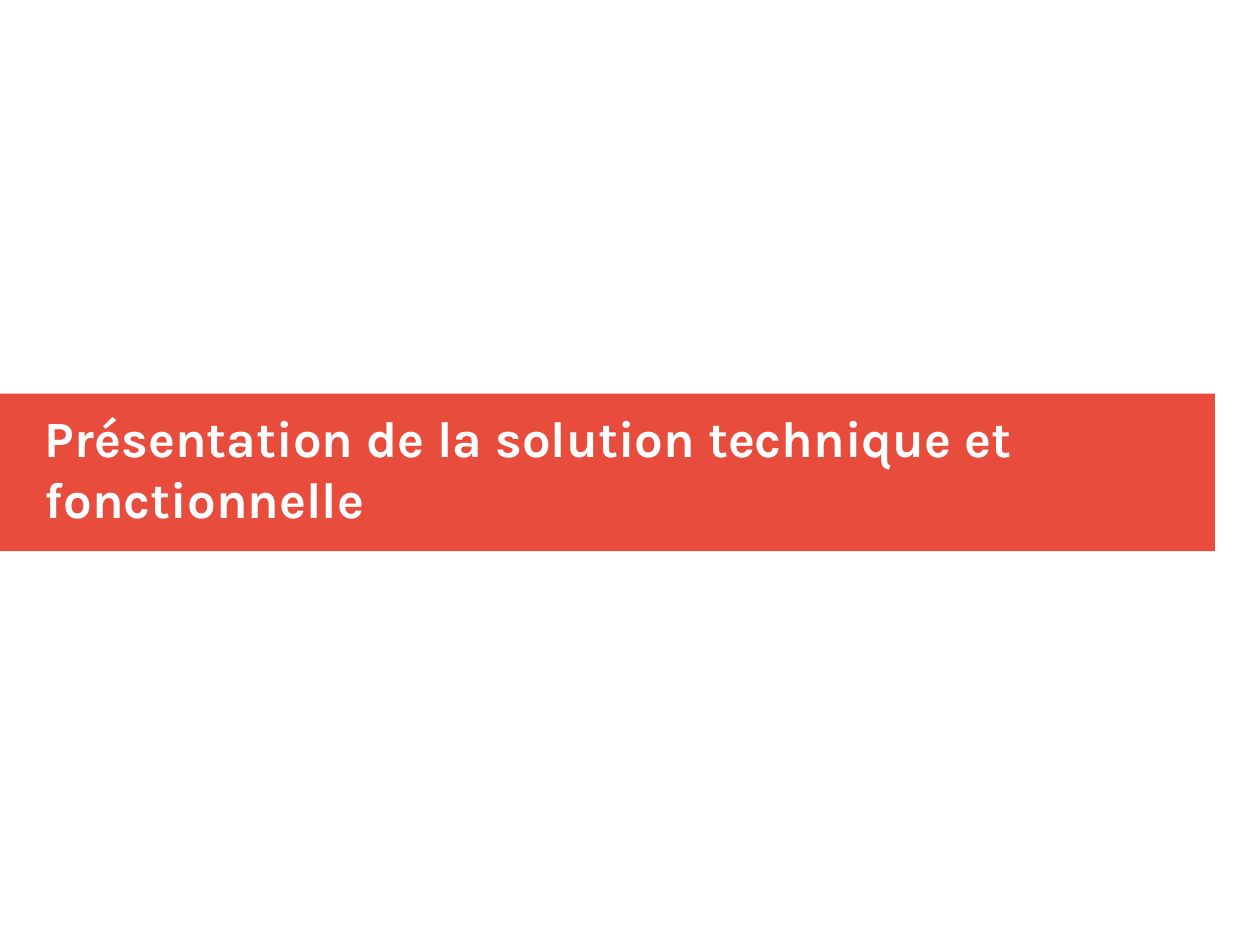
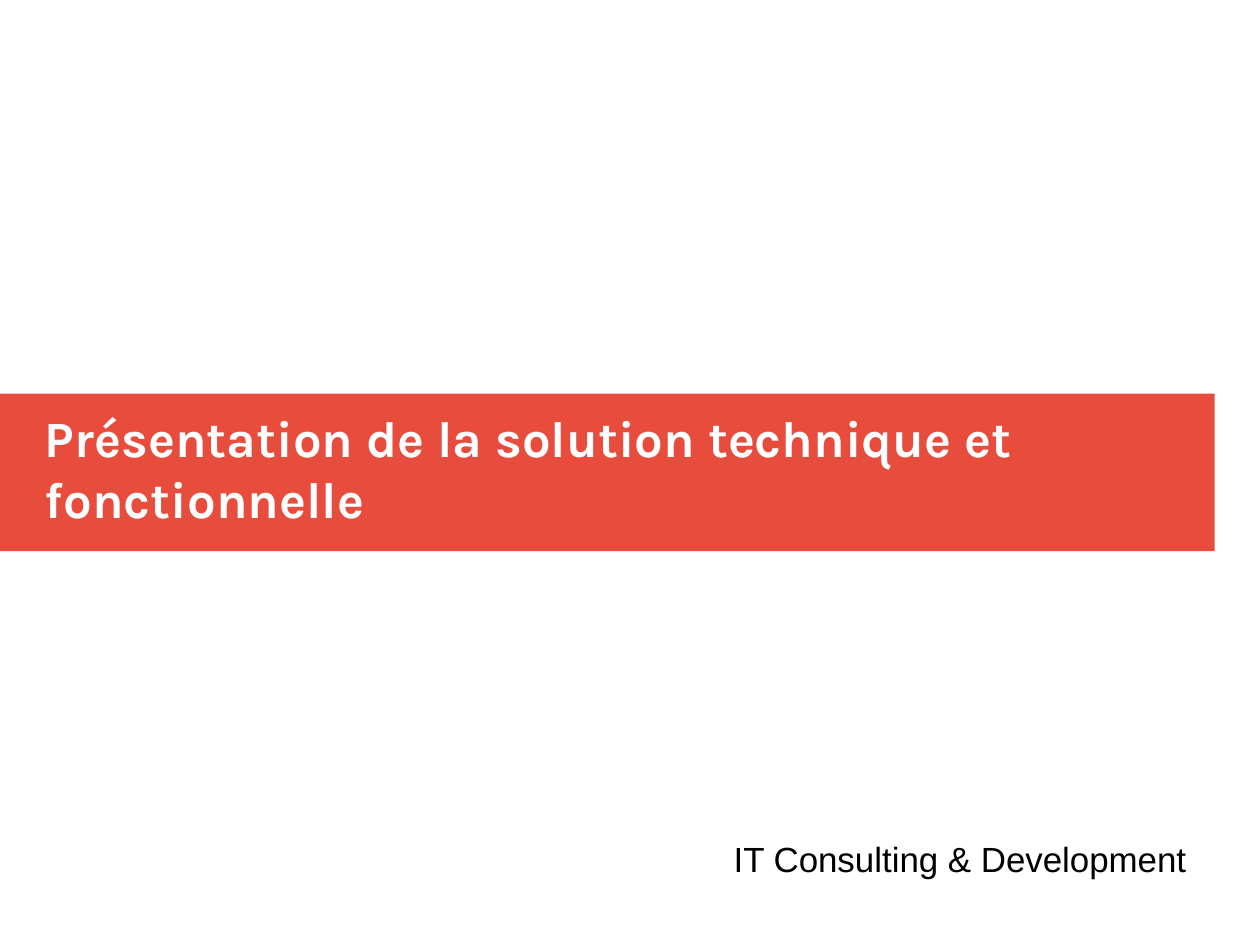
Before and after one commit to clemenceclaireR/spec_fonctionnelles_restaurant, a slide deck: slide 1 of diapo_presentation_solution.pptx. Drawn at 1260x945 pixels with LibreOffice and Linux fonts; fonts in the diff are those of the drawing. Boxes give left, top, right and bottom in pixels: in the first picture for what was removed or moved away, otherwise in the second. Text is boxed around its words. In the diff, an @@ line names an element or a change of style, - is before the commit and + after.

```diff
--- a/diapo_presentation_solution.pptx
+++ b/diapo_presentation_solution.pptx
@@ text added at bbox=[734, 846, 1186, 879], 22 pt, text #000000 @@
+IT Consulting & Development
```
Also in this commit, not shown: 6 other slides changed, 1 slide added.
